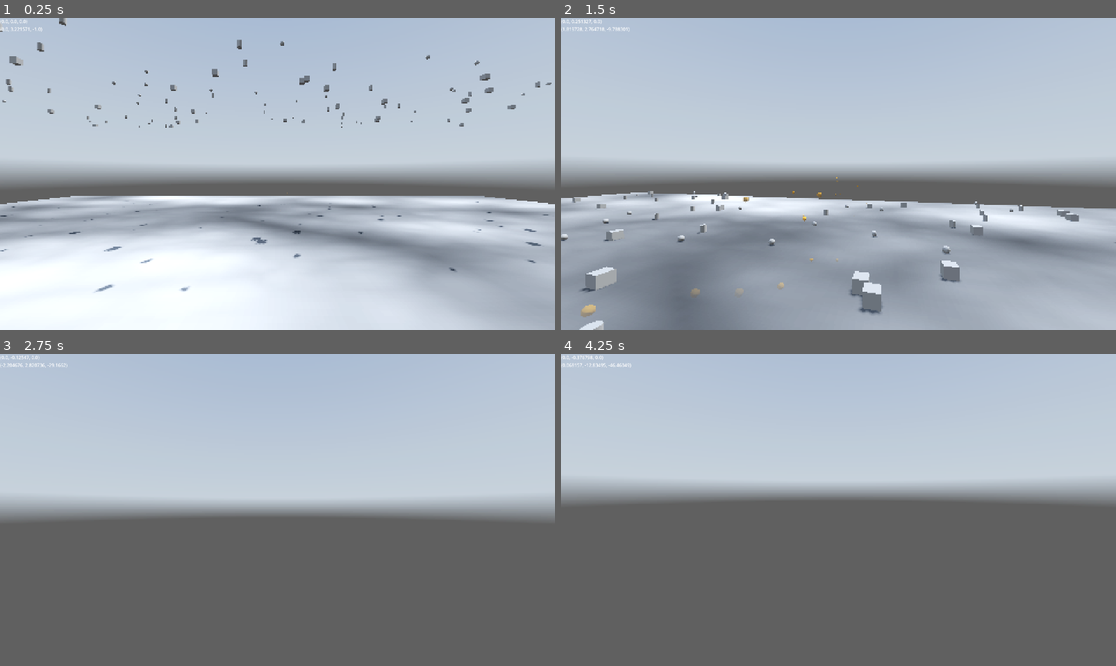
Above: before the commit, frames 1-4 (two rows, left to right).
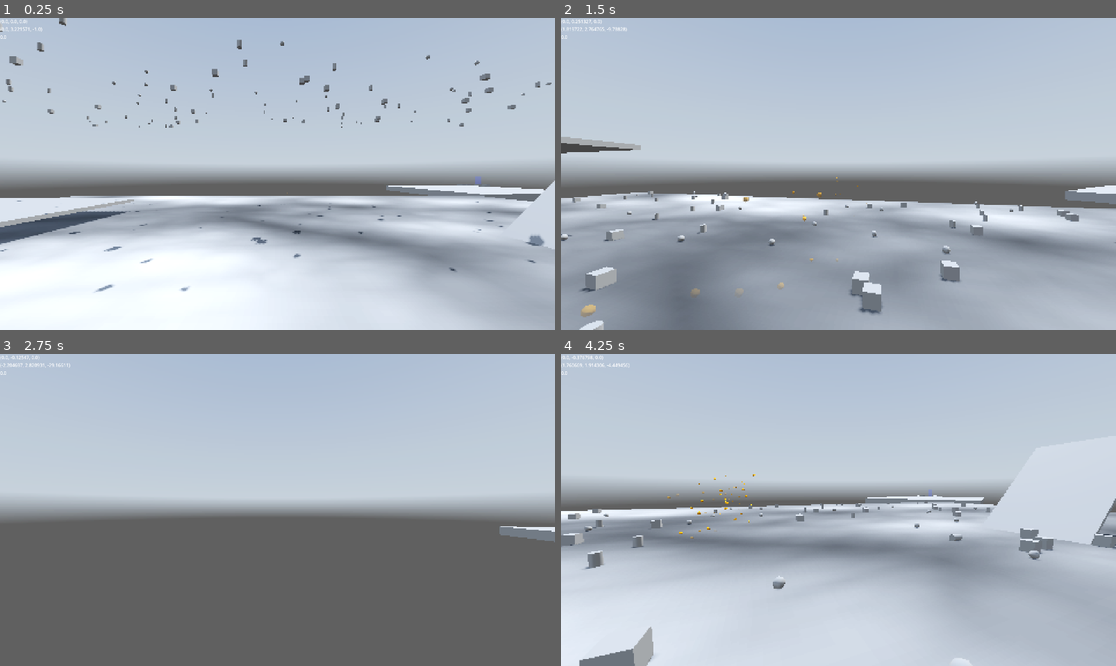
Above: after the commit, the same moments.

Repository: kedalovo/-SG-Movement-Sandbox
Game: Godot game, scene res://Game Container/game_container.tscn
Same seed, same stepped clock (60 frames per second), same inputs: the game is played once before the commit and once after it. A sky picture missing from this copy of the repository is replaced by a grey-blue gradient.
Inputs (mouse positions are in pixels of both pictures, inside the frame that each line leads up to):
- Up to frame 1 (0.25 s): no input
- Up to frame 2 (1.5 s): move the mouse to (866, 174) at 0.52 s; hold Shift (move_sprint) 0.53-1.28 s; hold W (move_forward) from 0.53 s (still down); click (866, 174) at 0.67 s; tap Space (move_jump) at 0.77 s; move the mouse to (810, 174) at 1.27 s; tap E (rotate_clockwise) at 1.35 s
- Up to frame 3 (2.75 s): keep holding W (move_forward); tap Space (move_jump) at 1.52 s; move the mouse to (288, 503) at 2.02 s; hold Q (rotate_counter_clockwise) from 2.03 s (still down)
- Up to frame 4 (4.25 s): keep holding W (move_forward); move the mouse to (832, 516) at 2.77 s; release Q (rotate_counter_clockwise) at 2.78 s; tap Shift (move_sprint) at 2.85 s; click (832, 516) at 2.92 s; tap Space (move_jump) at 3.02, 3.77 s; tap Enter at 3.5 s; move the mouse to (877, 513) at 3.52 s; hold E (rotate_clockwise) from 3.53 s (still down)

The runs differ from the first frame. In frame 1, 3.1% of the frame differs, in the area x 0-100%, y 5-75%; in frame 2, 0.9%; in frame 3, 0.4%; in frame 4, 53%, in the area x 0-100%, y 2-100%.

Commit message:
Fixed problem with platforms, platforms can now rotate and move at the same time, they are fully functional. Changed slope physics, drew a map to work on, added restarting and checkpoints

Diff:
--- /dev/null
+++ b/Checkpoint/checkpoint.gd
@@ -0,0 +1,7 @@
+extends Node3D
+
+
+func _on_area_body_entered(body: Node3D) -> void:
+	if body is Player:
+		body.checkpoint = global_position + Vector3(0.0, 1.0, 0.0)
+		queue_free()
--- /dev/null
+++ b/Checkpoint/checkpoint.tscn
@@ -0,0 +1,30 @@
+[gd_scene load_steps=5 format=3 uid="uid://cgeag00tu5uig"]
+
+[ext_resource type="Script" uid="uid://c1v8ivolwo6ha" path="res://Checkpoint/checkpoint.gd" id="1_fmjbl"]
+
+[sub_resource type="SphereShape3D" id="SphereShape3D_vwips"]
+
+[sub_resource type="CylinderMesh" id="CylinderMesh_fmjbl"]
+radial_segments = 16
+
+[sub_resource type="StandardMaterial3D" id="StandardMaterial3D_o06rg"]
+transparency = 1
+shading_mode = 0
+albedo_color = Color(0.257813, 0.338989, 1, 0.235294)
+
+[node name="Checkpoint" type="Node3D"]
+script = ExtResource("1_fmjbl")
+
+[node name="Area" type="Area3D" parent="."]
+collision_layer = 0
+collision_mask = 2
+
+[node name="Collision" type="CollisionShape3D" parent="Area"]
+shape = SubResource("SphereShape3D_vwips")
+
+[node name="CSGMesh3D" type="CSGMesh3D" parent="."]
+transform = Transform3D(1, 0, 0, 0, 1, 0, 0, 0, 1, 0, 0.5, 0)
+mesh = SubResource("CylinderMesh_fmjbl")
+material = SubResource("StandardMaterial3D_o06rg")
+
+[connection signal="body_entered" from="Area" to="." method="_on_area_body_entered"]
--- a/Game Container/game_container.gd
+++ b/Game Container/game_container.gd
@@ -11,3 +11,4 @@
 func _process(_delta: float) -> void:
 	label.text = str(game.player.rotation)
 	label_2.text = str(game.player.shoot_reference.global_position)
+	label_3.text = str(rad_to_deg(game.player.get_floor_normal().angle_to(Vector3.UP)))
--- a/Game/game.gd
+++ b/Game/game.gd
@@ -53,3 +53,8 @@
 	pellets.add_child(pellet)
 	pellet.global_position = pos
 	pellet.apply_impulse(direction.normalized() * pellet.force)
+
+
+func _on_world_boundary_body_entered(body: Node3D) -> void:
+	if body is Player:
+		player.reset()
--- a/Game/game.tscn
+++ b/Game/game.tscn
@@ -1,9 +1,11 @@
-[gd_scene load_steps=14 format=3 uid="uid://bypwv3voslknq"]
+[gd_scene load_steps=17 format=3 uid="uid://bypwv3voslknq"]
 
 [ext_resource type="Script" uid="uid://cxc4k15g4v7se" path="res://Game/game.gd" id="1_bk3v5"]
 [ext_resource type="Texture2D" uid="uid://cxuxd1ybqe1mw" path="res://Resources/Skybox/Skybox.png" id="2_7raqb"]
 [ext_resource type="PackedScene" uid="uid://by5ae6ufoqsbk" path="res://Player/player.tscn" id="4_fwxkx"]
 [ext_resource type="PackedScene" uid="uid://qc706voncvlu" path="res://Gravity Field/gravity_field.tscn" id="4_jcm6v"]
+[ext_resource type="PackedScene" uid="uid://bllfxbi22nu4k" path="res://Platform/platform.tscn" id="5_fwxkx"]
+[ext_resource type="PackedScene" uid="uid://cgeag00tu5uig" path="res://Checkpoint/checkpoint.tscn" id="6_qmv3x"]
 
 [sub_resource type="PanoramaSkyMaterial" id="PanoramaSkyMaterial_jcm6v"]
 panorama = ExtResource("2_7raqb")
@@ -44,6 +46,8 @@
 [sub_resource type="StandardMaterial3D" id="StandardMaterial3D_fwxkx"]
 albedo_texture = SubResource("NoiseTexture2D_jcm6v")
 albedo_texture_force_srgb = true
+
+[sub_resource type="WorldBoundaryShape3D" id="WorldBoundaryShape3D_fwxkx"]
 
 [node name="Game" type="Node3D"]
 script = ExtResource("1_bk3v5")
@@ -87,4 +91,66 @@
 [node name="Player" parent="." instance=ExtResource("4_fwxkx")]
 transform = Transform3D(1, 0, 0, 0, 1, 0, 0, 0, 1, 0, 3, 0)
 
+[node name="Platforms" type="Node3D" parent="."]
+
+[node name="Platform" parent="Platforms" instance=ExtResource("5_fwxkx")]
+transform = Transform3D(1, 0, 0, 0, 1, 0, 0, 0, 1, -16.0366, 0.792136, -10)
+size = Vector3(10, 0.2, 10)
+destination_pos = Vector3(10, 10, 0)
+time = 5.0
+wait_time = 2.0
+
+[node name="Platform2" parent="Platforms" instance=ExtResource("5_fwxkx")]
+transform = Transform3D(0.968239, -0.250025, 0, 0.250025, 0.968239, 0, 0, 0, 1, 11.7556, 1.05515, 0)
+size = Vector3(5, 0.1, 3)
+
+[node name="Platform3" parent="Platforms" instance=ExtResource("5_fwxkx")]
+transform = Transform3D(0.88061, -0.473842, 0, 0.473842, 0.88061, 0, 0, 0, 1, 11.7556, 1.60483, -3.6789)
+size = Vector3(5, 0.1, 3)
+
+[node name="Platform4" parent="Platforms" instance=ExtResource("5_fwxkx")]
+transform = Transform3D(0.704064, -0.710136, 0, 0.710136, 0.704064, 0, 0, 0, 1, 11.7556, 2.18562, -7.62287)
+size = Vector3(5, 0.1, 3)
+
+[node name="Platform5" parent="Platforms" instance=ExtResource("5_fwxkx")]
+transform = Transform3D(1, 0, 0, 0, 1, 0, 0, 0, 1, 36, 0, -38)
+size = Vector3(20, 1, 20)
+rot_speed = Vector3(0, 0.5, 0)
+
+[node name="Jumping Cubes 1" type="Node3D" parent="."]
+transform = Transform3D(1, 0, 0, 0, 1, 0, 0, 0, 1, 71.8864, 0, -85.5023)
+
+[node name="Platform" parent="Jumping Cubes 1" instance=ExtResource("5_fwxkx")]
+transform = Transform3D(1, 0, 0, 0, 1, 0, 0, 0, 1, -25, 0, 34)
+
+[node name="Platform2" parent="Jumping Cubes 1" instance=ExtResource("5_fwxkx")]
+transform = Transform3D(1, 0, 0, 0, 1, 0, 0, 0, 1, -23.8001, 0, 38.3027)
+
+[node name="Platform3" parent="Jumping Cubes 1" instance=ExtResource("5_fwxkx")]
+transform = Transform3D(1, 0, 0, 0, 1, 0, 0, 0, 1, -20.6639, 0, 33.63)
+
+[node name="Platform4" parent="Jumping Cubes 1" instance=ExtResource("5_fwxkx")]
+transform = Transform3D(1, 0, 0, 0, 1, 0, 0, 0, 1, -21.8537, 0, 36.7575)
+
+[node name="Platform5" parent="Jumping Cubes 1" instance=ExtResource("5_fwxkx")]
+transform = Transform3D(1, 0, 0, 0, 1, 0, 0, 0, 1, -23.4378, 0, 31.4226)
+
+[node name="Platform6" parent="Jumping Cubes 1" instance=ExtResource("5_fwxkx")]
+transform = Transform3D(1, 0, 0, 0, 1, 0, 0, 0, 1, -18.2112, 0, 33.2891)
+
+[node name="Platform7" parent="Jumping Cubes 1" instance=ExtResource("5_fwxkx")]
+transform = Transform3D(1, 0, 0, 0, 1, 0, 0, 0, 1, -20.0139, 0, 29.8803)
+
+[node name="World Boundary" type="Area3D" parent="."]
+transform = Transform3D(1, 0, 0, 0, 1, 0, 0, 0, 1, 0, -4.53568, 0)
+collision_layer = 0
+collision_mask = 2
+
+[node name="Collision" type="CollisionShape3D" parent="World Boundary"]
+shape = SubResource("WorldBoundaryShape3D_fwxkx")
+
+[node name="Checkpoint" parent="." instance=ExtResource("6_qmv3x")]
+transform = Transform3D(1, 0, 0, 0, 1, 0, 0, 0, 1, 51.2225, 1, -51.877)
+
 [connection signal="shooting" from="Player" to="." method="_on_player_shooting"]
+[connection signal="body_entered" from="World Boundary" to="." method="_on_world_boundary_body_entered"]
--- a/Platform/platform.gd
+++ b/Platform/platform.gd
@@ -1,18 +1,20 @@
 @tool
 extends Node3D
 
+
+@onready var pivot: Node3D = $Pivot
 @onready var body: AnimatableBody3D = $Body
 @onready var mesh: CSGBox3D = $Body/Mesh
 @onready var shape: CollisionShape3D = $Body/Shape
 
 @onready var destination: Node3D = $Destination
+@onready var wait_timer: Timer = $"Wait Timer"
 
 var _size: Vector3 = Vector3.ONE
 var _destination_pos: Vector3 = Vector3.ZERO
 var _time: float = 0.0
-var _rot_x_speed: float = 0.0
-var _rot_y_speed: float = 0.0
-var _rot_z_speed: float = 0.0
+var _rot_speed: Vector3 = Vector3.ZERO
+var _wait_time: float = 0.0
 
 
 @export var size: Vector3 = Vector3.ONE:
@@ -21,9 +23,89 @@
 	set(v):
 		_size = v
 		size = v
-		mesh.size = v
-		shape.shape.size = v
+		if Engine.is_editor_hint():
+			mesh = $Body/Mesh
+			shape = $Body/Shape
+			shape.shape = BoxShape3D.new()
+			mesh.size = v
+			shape.shape.size = v
+
+@export var destination_pos: Vector3 = Vector3.ZERO:
+	get:
+		return _destination_pos
+	set(v):
+		_destination_pos = v
+		destination_pos = v
+		if Engine.is_editor_hint():
+			destination = $Destination
+			destination.position = _destination_pos
+
+@export var time: float = 0.0:
+	get:
+		return _time
+	set(v):
+		_time = clampf(v, 0.0, 30.0)
+		time = _time
+
+@export var rot_speed: Vector3 = Vector3.ZERO:
+	get:
+		return _rot_speed
+	set(v):
+		_rot_speed = v
+		rot_speed = v
+
+@export var wait_time: float = 0.0:
+	get:
+		return _wait_time
+	set(v):
+		_wait_time = clampf(v, 0.0, 30.0)
+		wait_time = v
+
+var is_going_to: bool = true
 
 
 func _ready() -> void:
+	set_physics_process(false)
 	shape.shape = BoxShape3D.new()
+	if !Engine.is_editor_hint():
+		shape.shape = BoxShape3D.new()
+		if rot_speed != Vector3.ZERO:
+			set_physics_process(true)
+		else:
+			body.constant_angular_velocity = rot_speed
+		mesh.size = size
+		shape.shape.size = size
+		destination.position = _destination_pos
+		destination.hide()
+		if destination_pos != Vector3.ZERO and time > 0.0:
+			var pos_tween := get_tree().create_tween()
+			pos_tween.tween_property(body, "global_position", destination.global_position, time)
+			if wait_time > 0.0:
+				pos_tween.finished.connect(func(): wait_timer.start(wait_time))
+			else:
+				pos_tween.finished.connect(_on_wait_timer_timeout)
+
+
+func _physics_process(delta: float) -> void:
+	body.rotate_x(rot_speed.x * delta)
+	body.rotate_y(rot_speed.y * delta)
+	body.rotate_z(rot_speed.z * delta)
+
+
+func _on_wait_timer_timeout() -> void:
+	if is_going_to:
+		is_going_to = false
+		var pos_tween := get_tree().create_tween()
+		pos_tween.tween_property(body, "global_position", global_position, time).set_ease(Tween.EASE_IN_OUT).set_trans(Tween.TRANS_QUART)
+		if wait_time > 0.0:
+			pos_tween.finished.connect(func(): wait_timer.start(wait_time))
+		else:
+			pos_tween.finished.connect(_on_wait_timer_timeout)
+	else:
+		is_going_to = true
+		var pos_tween := get_tree().create_tween()
+		pos_tween.tween_property(body, "global_position", destination.global_position, time).set_ease(Tween.EASE_IN_OUT).set_trans(Tween.TRANS_QUART)
+		if wait_time > 0.0:
+			pos_tween.finished.connect(func(): wait_timer.start(wait_time))
+		else:
+			pos_tween.finished.connect(_on_wait_timer_timeout)
--- a/Platform/platform.tscn
+++ b/Platform/platform.tscn
@@ -1,8 +1,6 @@
 [gd_scene load_steps=9 format=3 uid="uid://bllfxbi22nu4k"]
 
 [ext_resource type="Script" uid="uid://bv7dmxyjd1djj" path="res://Platform/platform.gd" id="1_0v4dy"]
-
-[sub_resource type="BoxShape3D" id="BoxShape3D_7mcu4"]
 
 [sub_resource type="StandardMaterial3D" id="StandardMaterial3D_0v4dy"]
 shading_mode = 0
@@ -16,6 +14,20 @@
 [sub_resource type="StandardMaterial3D" id="StandardMaterial3D_g263t"]
 shading_mode = 0
 albedo_color = Color(0, 1, 0.0390625, 1)
+
+[sub_resource type="Animation" id="Animation_0fui7"]
+length = 0.001
+tracks/0/type = "bezier"
+tracks/0/imported = false
+tracks/0/enabled = true
+tracks/0/path = NodePath("CSGMesh3D:position:y")
+tracks/0/interp = 1
+tracks/0/loop_wrap = true
+tracks/0/keys = {
+"handle_modes": PackedInt32Array(0),
+"points": PackedFloat32Array(1, -0.25, 0, 0.25, 0),
+"times": PackedFloat32Array(0)
+}
 
 [sub_resource type="Animation" id="Animation_4o3py"]
 resource_name = "bob"
@@ -34,38 +46,18 @@
 "times": PackedFloat32Array(0, 2, 4)
 }
 
-[sub_resource type="Animation" id="Animation_0fui7"]
-length = 0.001
-tracks/0/type = "bezier"
-tracks/0/imported = false
-tracks/0/enabled = true
-tracks/0/path = NodePath("CSGMesh3D:position:y")
-tracks/0/interp = 1
-tracks/0/loop_wrap = true
-tracks/0/keys = {
-"handle_modes": PackedInt32Array(0),
-"points": PackedFloat32Array(1, -0.25, 0, 0.25, 0),
-"times": PackedFloat32Array(0)
-}
-
 [sub_resource type="AnimationLibrary" id="AnimationLibrary_b1qim"]
 _data = {
 &"RESET": SubResource("Animation_0fui7"),
 &"bob": SubResource("Animation_4o3py")
 }
 
+[sub_resource type="BoxShape3D" id="BoxShape3D_0v4dy"]
+
 [node name="Platform" type="Node3D"]
 script = ExtResource("1_0v4dy")
 
-[node name="Body" type="AnimatableBody3D" parent="."]
-
-[node name="Mesh" type="CSGBox3D" parent="Body"]
-
-[node name="Shape" type="CollisionShape3D" parent="Body"]
-shape = SubResource("BoxShape3D_7mcu4")
-
 [node name="Destination" type="Node3D" parent="."]
-transform = Transform3D(1, 0, 0, 0, 1, 0, 0, 0, 1, 0, 0, -4.75489)
 
 [node name="CSGCylinder3D" type="CSGCylinder3D" parent="Destination"]
 radius = 0.3
@@ -82,3 +74,19 @@
 &"": SubResource("AnimationLibrary_b1qim")
 }
 autoplay = "bob"
+
+[node name="Wait Timer" type="Timer" parent="."]
+one_shot = true
+
+[node name="Body" type="AnimatableBody3D" parent="."]
+collision_mask = 22
+sync_to_physics = false
+
+[node name="Mesh" type="CSGBox3D" parent="Body"]
+
+[node name="Shape" type="CollisionShape3D" parent="Body"]
+shape = SubResource("BoxShape3D_0v4dy")
+
+[node name="Pivot" type="Node3D" parent="."]
+
+[connection signal="timeout" from="Wait Timer" to="." method="_on_wait_timer_timeout"]
--- a/Player/player.gd
+++ b/Player/player.gd
@@ -23,6 +23,8 @@
 @export var max_head_angle: float = 75.0
 @export var min_head_angle: float = -75.0
 
+@export var bounce_factor: float = 1.0
+
 @onready var camera_gymbal: Marker3D = $"Camera Gymbal"
 @onready var right_marker: Marker3D = $"Right Marker"
 @onready var up_marker: Marker3D = $"Up Marker"
@@ -33,6 +35,8 @@
 @onready var shoot_timer: Timer = $"Shoot Timer"
 
 var direction: Vector3 = Vector3.ZERO
+
+var checkpoint: Vector3 = Vector3(0.0, 3.0, 0.0)
 
 var additional_speed: float = 0.0
 
@@ -139,7 +143,9 @@
 			velocity.x = new_velocity.x
 			velocity.z = new_velocity.y
 
-	move_and_slide()
+	var col := move_and_slide()
+	if col and is_in_gravity:
+		velocity = velocity.bounce(get_last_slide_collision().get_normal()) * bounce_factor
 
 
 func toggle_gravity(on: bool) -> void:
@@ -152,6 +158,11 @@
 		get_tree().create_tween().tween_property(self, "rotation:z", 0.0, 0.5).set_ease(Tween.EASE_OUT).set_trans(Tween.TRANS_CUBIC)
 
 
+func reset() -> void:
+	velocity = Vector3.ZERO
+	global_position = checkpoint
+
+
 func _on_coyote_timer_timeout() -> void:
 	is_coyote_time = false
 
--- a/Player/player.tscn
+++ b/Player/player.tscn
@@ -3,12 +3,16 @@
 [ext_resource type="Script" uid="uid://4pxtmb5xig5j" path="res://Player/player.gd" id="1_4flbx"]
 
 [sub_resource type="CapsuleMesh" id="CapsuleMesh_sh265"]
+radial_segments = 8
+rings = 4
 
 [sub_resource type="CapsuleShape3D" id="CapsuleShape3D_4flbx"]
 
 [node name="Player" type="CharacterBody3D"]
 collision_layer = 2
 collision_mask = 9
+floor_stop_on_slope = false
+floor_max_angle = 0.698132
 platform_floor_layers = 1
 script = ExtResource("1_4flbx")
 acceleration = 35.0
Not shown, added: Checkpoint/checkpoint.gd.uid
